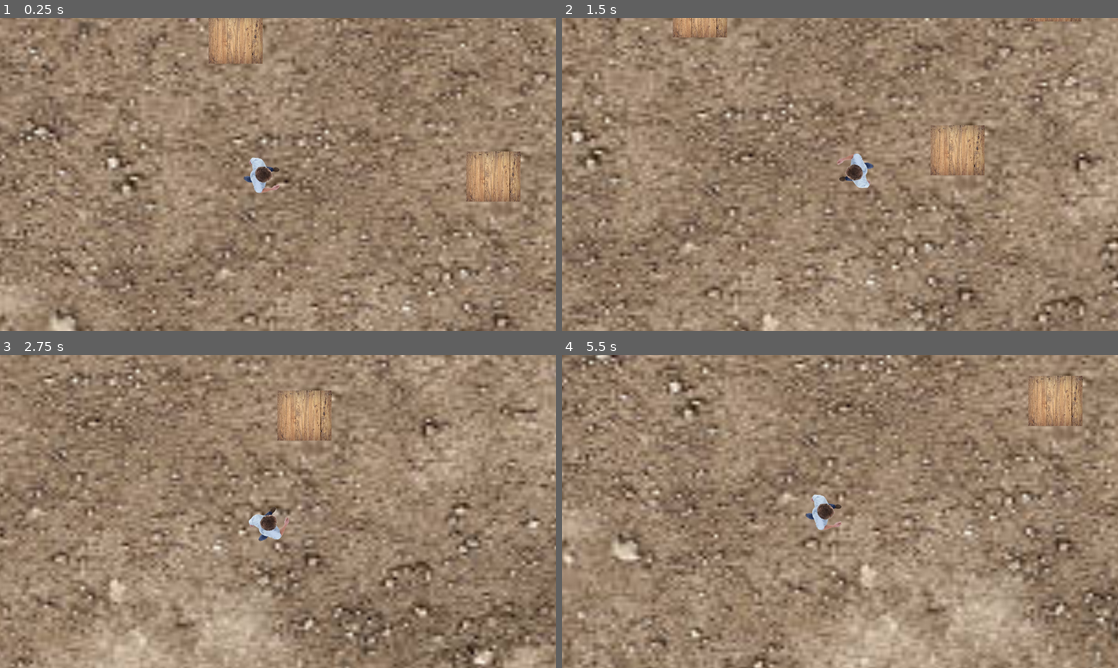
Above: before the commit, frames 1-4 (two rows, left to right).
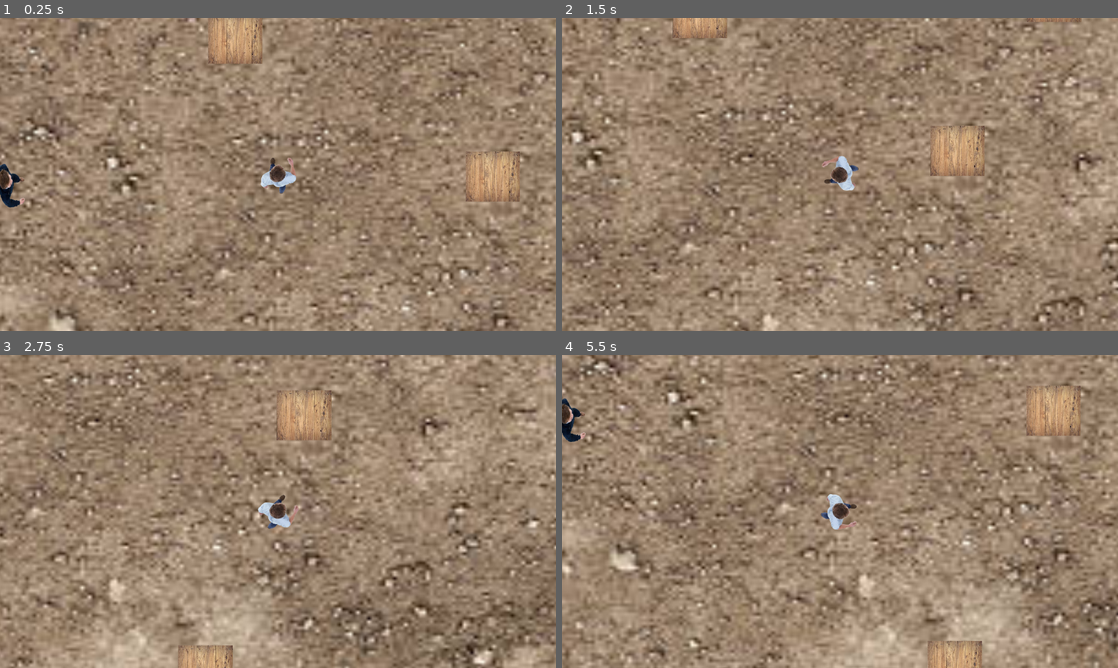
Above: after the commit, the same moments.

Repository: elijoh75/ElijahJohnsonShooter
Game: Godot game, scene res://Scenes/world.tscn
Two runs of this game, one before a commit and one after it. Both use one fixed random seed, a clock stepped at 60 frames per second and the inputs below.
Inputs (mouse positions are in pixels of both pictures, inside the frame that each line leads up to):
- Up to frame 1 (0.25 s): no input
- Up to frame 2 (1.5 s): move the mouse to (962, 158) at 0.52 s; hold D (move_right) 0.53-1.28 s; move the mouse to (728, 190) at 1.27 s; hold S (move_down) from 1.28 s (still down)
- Up to frame 3 (2.75 s): move the mouse to (333, 442) at 2.02 s; release S (move_down) at 2.03 s; hold D (move_right) from 2.03 s (still down)
- Up to frame 4 (5.5 s): move the mouse to (812, 574) at 2.77 s; release D (move_right) at 2.78 s; hold W (move_up) 2.78-3.53 s; move the mouse to (1006, 558) at 3.52 s; hold A (move_left) 3.53-5.03 s; move the mouse to (673, 464) at 4.27 s; move the mouse to (867, 511) at 5.02 s; hold S (move_down) from 5.03 s (still down)

The runs differ from the first frame. In frame 1, 1.3% of the frame differs, in the area x 0-94%, y 0-61%; in frame 2, 0.8%; in frame 3, 1.3%; in frame 4, 33%, in the area x 0-100%, y 0-100%.

Commit message:
EnemyPlayerWorld0.32

Diff:
--- a/elijah-top-down-shooter/Scenes/Enemy.tscn
+++ b/elijah-top-down-shooter/Scenes/Enemy.tscn
@@ -6,7 +6,9 @@
 radius = 6.2243767
 height = 32.228252
 
-[node name="CharacterBody2D" type="CharacterBody2D" unique_id=2087543822]
+[node name="Enemy" type="CharacterBody2D" unique_id=2087543822]
+collision_layer = 8
+collision_mask = 9
 
 [node name="Sprite2D" type="Sprite2D" parent="." unique_id=1071129587]
 position = Vector2(-56.295227, -30)
@@ -17,3 +19,12 @@
 position = Vector2(-67, -21.000002)
 scale = Vector2(2.5705385, 2.9166956)
 shape = SubResource("CapsuleShape2D_m1htj")
+
+[node name="PlayerDetector" type="Area2D" parent="." unique_id=411536879]
+collision_layer = 16
+collision_mask = 2
+
+[node name="CollisionPolygon2D" type="CollisionPolygon2D" parent="PlayerDetector" unique_id=1104689361]
+position = Vector2(-68.0125, -20.584732)
+scale = Vector2(0.98451835, 1.0022905)
+polygon = PackedVector2Array(-1.0030365, -14.382324, 406.30273, -194.96869, 407.31848, 137.27031, -1.0030365, 12.555971)
--- a/elijah-top-down-shooter/Scenes/box.tscn
+++ b/elijah-top-down-shooter/Scenes/box.tscn
@@ -8,6 +8,7 @@
 [node name="box" type="StaticBody2D" unique_id=238710618]
 position = Vector2(-4, -13)
 scale = Vector2(0.10048632, 0.12934878)
+collision_mask = 10
 
 [node name="Sprite2D" type="Sprite2D" parent="." unique_id=1956532826]
 position = Vector2(-570.66675, -282.66666)
--- a/elijah-top-down-shooter/Scenes/player.tscn
+++ b/elijah-top-down-shooter/Scenes/player.tscn
@@ -9,13 +9,19 @@
 radius = 459.0
 height = 2030.0
 
+[sub_resource type="CapsuleShape2D" id="CapsuleShape2D_cvnsp"]
+radius = 389.72656
+height = 1834.4391
+
 [node name="Player" type="CharacterBody2D" unique_id=1170543372]
-position = Vector2(-14, -29)
+position = Vector2(6.000001, -22)
 scale = Vector2(0.038488533, 0.039249055)
+collision_layer = 2
+collision_mask = 25
 script = ExtResource("1_v0iea")
 
 [node name="Body" type="Sprite2D" parent="." unique_id=1082336743]
-position = Vector2(-962.5, -284.9999)
+position = Vector2(-51.963547, -280.2615)
 scale = Vector2(6.7100496, 7.6408567)
 texture = ExtResource("2_cvnsp")
 
@@ -25,7 +31,19 @@
 texture = SubResource("PlaceholderTexture2D_6t5aa")
 
 [node name="CollisionShape2D" type="CollisionShape2D" parent="." unique_id=32955550]
-position = Vector2(-1108, 105)
+position = Vector2(9.215942, 28.565033)
 shape = SubResource("CapsuleShape2D_vgqql")
 
 [node name="Camera2D" type="Camera2D" parent="." unique_id=1141855836]
+position = Vector2(0.00012207031, 25.478363)
+
+[node name="HitBox" type="Area2D" parent="." unique_id=324390805]
+position = Vector2(0.00012207031, 25.478302)
+collision_layer = 4
+collision_mask = 8
+
+[node name="CollisionShape2D" type="CollisionShape2D" parent="HitBox" unique_id=344406211]
+position = Vector2(2.670288e-05, -1.5258789e-05)
+shape = SubResource("CapsuleShape2D_cvnsp")
+
+[connection signal="body_entered" from="HitBox" to="." method="_on_hit_box_body_entered"]
--- a/elijah-top-down-shooter/Scenes/world.tscn
+++ b/elijah-top-down-shooter/Scenes/world.tscn
@@ -3,6 +3,7 @@
 [ext_resource type="Texture2D" uid="uid://bpirci3m0scyp" path="res://Assets/Dirt2.jpg" id="1_a02cp"]
 [ext_resource type="PackedScene" uid="uid://vwcpmlx4f5mh" path="res://Scenes/player.tscn" id="1_go701"]
 [ext_resource type="PackedScene" uid="uid://boflvx7ew2c07" path="res://Scenes/box.tscn" id="2_5a7ea"]
+[ext_resource type="PackedScene" uid="uid://bec6ymkxpkxge" path="res://Scenes/Enemy.tscn" id="4_8j60k"]
 
 [sub_resource type="QuadMesh" id="QuadMesh_y32ns"]
 
@@ -13,6 +14,7 @@
 scale = Vector2(5179.2915, 2906.2202)
 mesh = SubResource("QuadMesh_y32ns")
 texture = ExtResource("1_a02cp")
+metadata/_edit_lock_ = true
 
 [node name="Player" parent="." unique_id=1170543372 instance=ExtResource("1_go701")]
 position = Vector2(355, 511)
@@ -25,3 +27,15 @@
 
 [node name="box3" parent="." unique_id=1402498480 instance=ExtResource("2_5a7ea")]
 position = Vector2(1131, 198)
+
+[node name="box4" parent="." unique_id=233452601 instance=ExtResource("2_5a7ea")]
+position = Vector2(-568, 962)
+
+[node name="box5" parent="." unique_id=1164495610 instance=ExtResource("2_5a7ea")]
+position = Vector2(681, 1139)
+
+[node name="box6" parent="." unique_id=941398012 instance=ExtResource("2_5a7ea")]
+position = Vector2(-532, 219)
+
+[node name="Enemy" parent="." unique_id=2087543822 instance=ExtResource("4_8j60k")]
+position = Vector2(-205, 557)
--- a/elijah-top-down-shooter/Scripts/player.gd
+++ b/elijah-top-down-shooter/Scripts/player.gd
@@ -4,6 +4,9 @@
 
 func _process(delta: float) -> void:
 	look_at(get_global_mouse_position())
+
+	if Input.is_action_just_pressed("quit"):
+		get_tree().quit()
 
 func _physics_process(delta: float) -> void:
 	var move_dir = Vector2(Input.get_axis("move_left", "move_right"), Input.get_axis("move_up", "move_down"))
@@ -15,3 +18,7 @@
 		velocity.y = move_toward(velocity.y, 0, speed)
 
 	move_and_slide()
+
+
+func _on_hit_box_body_entered(body: Node2D) -> void:
+	print("touched playera")
--- a/elijah-top-down-shooter/project.godot
+++ b/elijah-top-down-shooter/project.godot
@@ -53,6 +53,14 @@
 ]
 }
 
+[layer_names]
+
+2d_physics/layer_1="environment"
+2d_physics/layer_2="player"
+2d_physics/layer_3="player_hit_box "
+2d_physics/layer_4="enemy"
+2d_physics/layer_5="enemy_play_detector"
+
 [physics]
 
 3d/physics_engine="Jolt Physics"
